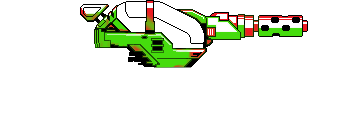
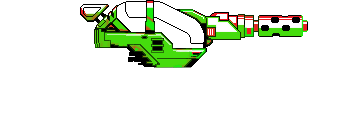
The second (360, 135) image is a revision of the first. Changes to its layers:
painted on "Layer 5" over [134, 7, 308, 68]
